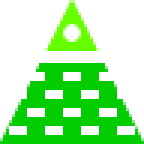
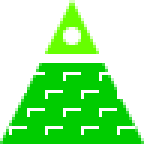
Layer changes from the first w=144, h=144 image to the second:
removed layer "Layer copy" over [0, 0, 144, 144]
painted on "Layer" over [12, 24, 135, 135]
